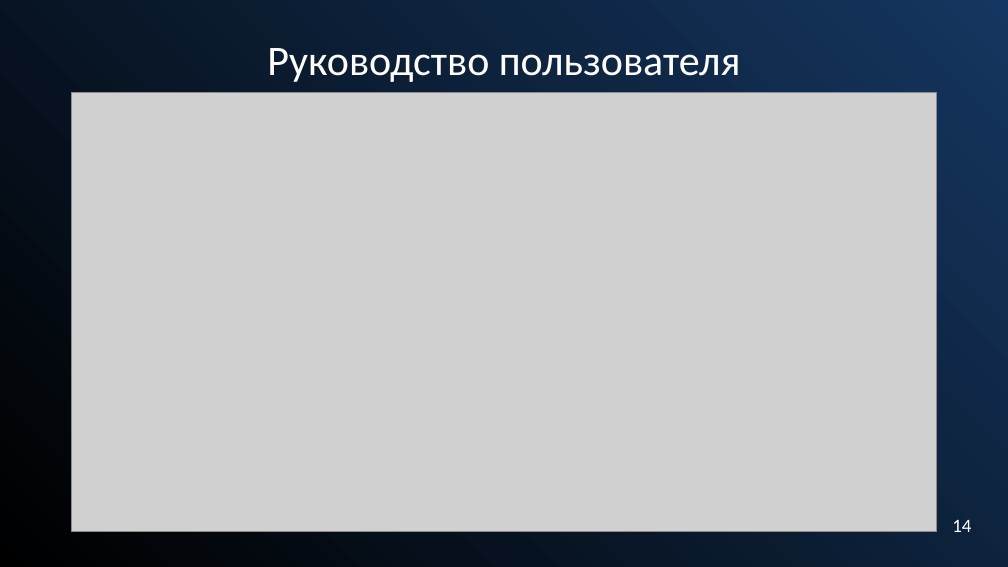
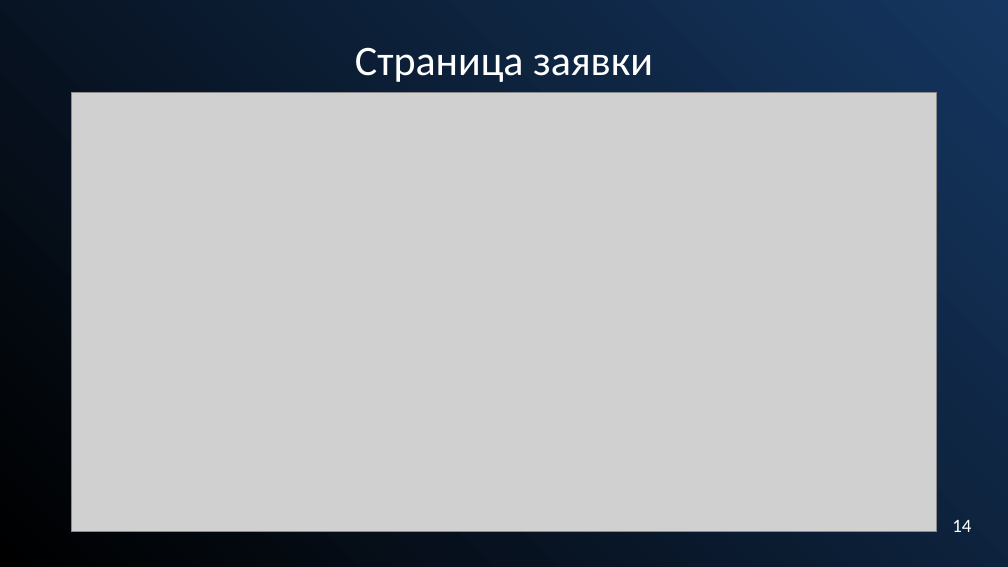
Before and after one commit to Alfamodik/AirCharter, a slide deck: slide 16 of Docs/ВКР/Презентация на защиту диплома.pptx. Drawn at 1008x567 pixels with LibreOffice and Linux fonts; fonts in the diff are those of the drawing; grey boxes stand for pictures. Boxes give left, top, right and bottom in pixels: in the first picture for what was removed or moved away, otherwise in the second. Text is boxed around its words. In the diff, an @@ line names an element or a change of style, - is before the commit and + after.

```diff
--- a/Docs/ВКР/Презентация на защиту диплома.pptx
+++ b/Docs/ВКР/Презентация на защиту диплома.pptx
@@ subtitle at bbox=[355, 47, 653, 82]: text changed @@
-Руководство пользователя
+Страница заявки
```
Also in this commit, not shown: 13 other slides changed, 3 slides added, 5 slides removed, 2 other files.
